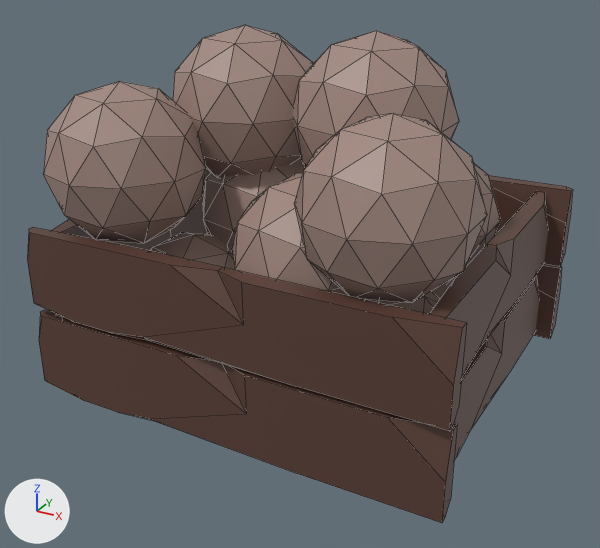
One commit to the Blender file Assets/Art/Blender/Boxes/BulletBoxes/HighBulletBox.blend: the scene before it, then after it.
Both versions are drawn from a 50 mm camera at (1.5, -2.84, 1.8) aimed at (0.0, -0.12, 0.44). The lights are fixed; the arrows at lower left show +X, +Y and +Z. Mesh edges are drawn as thin lines.

Objects in the first picture: 'Bullet', 'WoodenBox'.
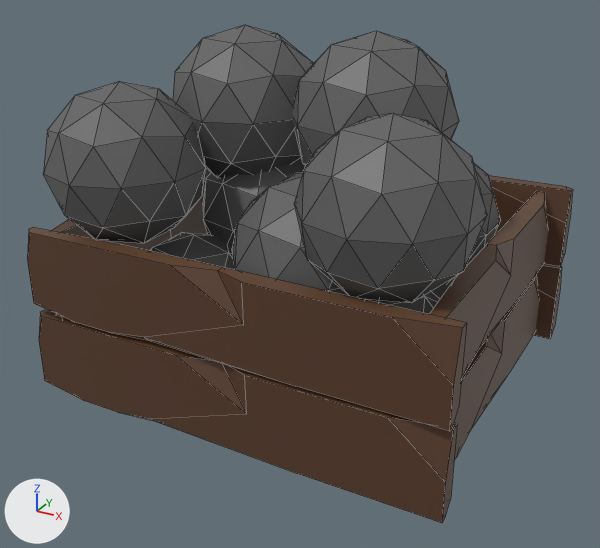
Pixel boxes (x1, y1, x2, y2) of what changed, in the pictures (600 x 548 px):
```json
{"object": "Bullet", "change": "surface changed", "before": [43, 25, 501, 314], "after": [43, 25, 501, 314], "on screen": "brown to grey"}
{"part": 1, "of": "me_plane", "change": "surface changed", "before": [27, 169, 573, 523], "after": [27, 169, 573, 523]}
```

The change, as JSON lines over the scene's bpy script:
```json
{"op": "add", "block": "img_texturepalette_png", "code": ["img_texturepalette_png = load_image('TexturePalette.png', '../../../Textures/TexturePalette.png', 32, 32, 'sRGB')"]}
{"op": "set", "path": "mat_material.texture", "old": "img_boatcolorpalette_png", "new": "img_texturepalette_png"}
{"block": "me_plane", "where": "me_plane.from_pydata(...)  # 337 vertices, 229 faces; spans x -0.84..0.88, y -0.76..0.77, z -0.02..0.69"}
{"block": "me_plane", "where": "# used by ob_woodenbox; location = (0.0, 0.0, 0.0)"}
{"block": "me_plane", "change": "me_plane part 1: texture (UV) coordinates of 229 of 229 faces, centred in x -0.84..0.88, y -0.76..0.77, z -0.02..0.69, changed; they spanned u 0.28..0.33, v 0.62..0.67 and now span u 0.27..0.3, v 0.63..0.66"}
{"block": "me_icosphere", "where": "me_icosphere.from_pydata(...)  # 546 vertices, 1040 faces; spans x -1.26..3.04, y -1.07..3.1, z -0.62..3.06"}
{"block": "me_icosphere", "where": "# used by ob_bullet; location = (-0.352, -0.374, 0.223); scale = (0.388, 0.388, 0.388)"}
{"block": "me_icosphere", "change": "me_icosphere part 2: texture (UV) coordinates of 1040 of 1040 faces, centred in x -1.24..3.02, y -0.98..3.01, z -0.54..2.98, changed; they spanned u 0.76..0.86, v 0.64..0.69 and now span u 0.64..0.68, v 0.67..0.69"}
```
